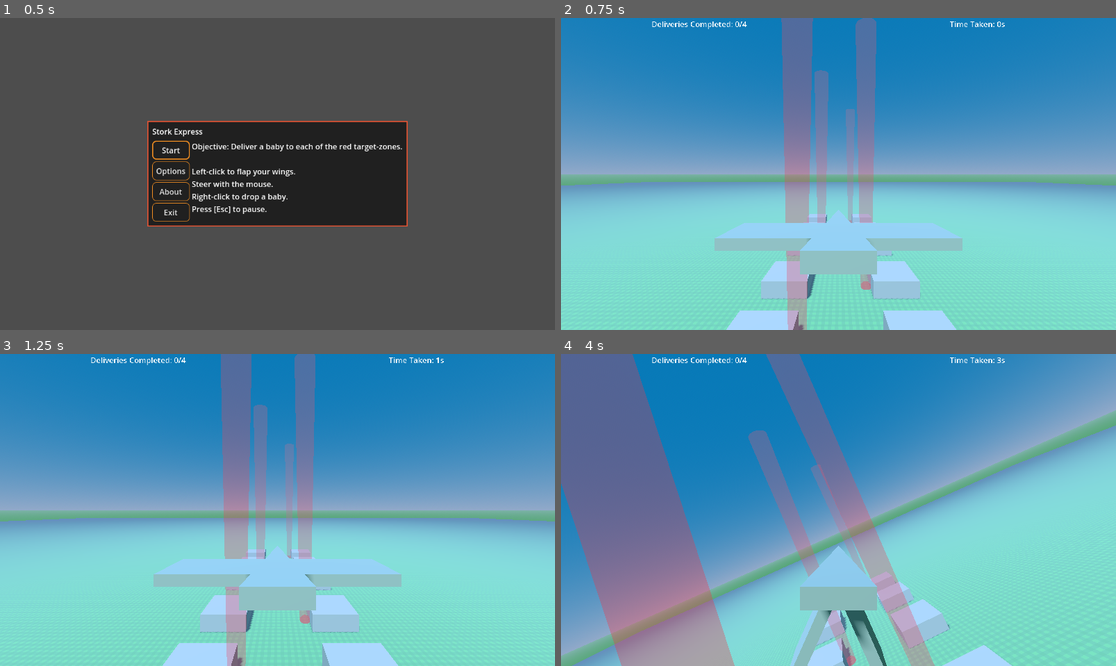
Above: before the commit, frames 1-4 (two rows, left to right).
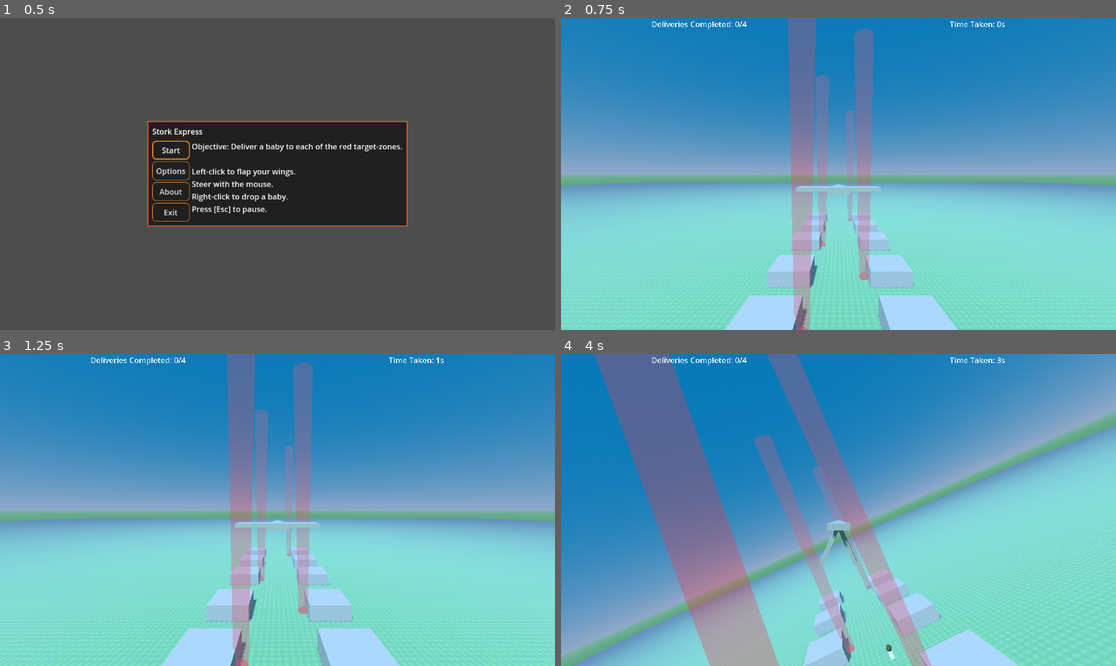
Above: after the commit, the same moments.

Repository: pizzasgood/StorkExpress_LD53
Game: Godot game, scene res://TitleScreen.tscn
Same seed, same stepped clock (60 frames per second), same inputs: the game is played once before the commit and once after it.
Inputs (mouse positions are in pixels of both pictures, inside the frame that each line leads up to):
- Up to frame 1 (0.5 s): no input
- Up to frame 2 (0.75 s): click "Start" at 0.5 s
- Up to frame 3 (1.25 s): no input
- Up to frame 4 (4 s): move the mouse to (866, 510) at 1.27 s; right-click (866, 510) at 1.35 s; tap Space (flap) at 1.52, 1.82, 2.27, 2.57, 3.77 s; move the mouse to (810, 510) at 2.02 s; right-click (810, 510) at 2.1 s; move the mouse to (849, 503) at 2.77 s; right-click (849, 503) at 2.85 s; move the mouse to (832, 516) at 3.52 s; right-click (832, 516) at 3.6 s

Frame 1 is identical in both runs. In frame 2, 9.2% of the frame differs, in the area x 2-98%, y 0-100%; in frame 3, 9.1%; in frame 4, 27%, in the area x 0-100%, y 0-100%.

Commit message:
Put camera on a spring arm

Diff:
--- a/entities/Player.tscn
+++ b/entities/Player.tscn
@@ -39,10 +39,13 @@
 mesh = SubResource("BoxMesh_bo8nt")
 skeleton = NodePath("../..")
 
-[node name="Camera3D" type="Camera3D" parent="."]
-transform = Transform3D(1, 0, 0, 0, 1, 0, 0, 0, 1, 0, 0.568731, 1.89326)
-
 [node name="FlapTimer" type="Timer" parent="."]
 unique_name_in_owner = true
 wait_time = 0.75
 one_shot = true
+
+[node name="SpringArm3D" type="SpringArm3D" parent="."]
+transform = Transform3D(1, 0, 0, 0, 1, 0, 0, 0, 1, 0, 0.367, 0)
+spring_length = 5.0
+
+[node name="Camera3D" type="Camera3D" parent="SpringArm3D"]
